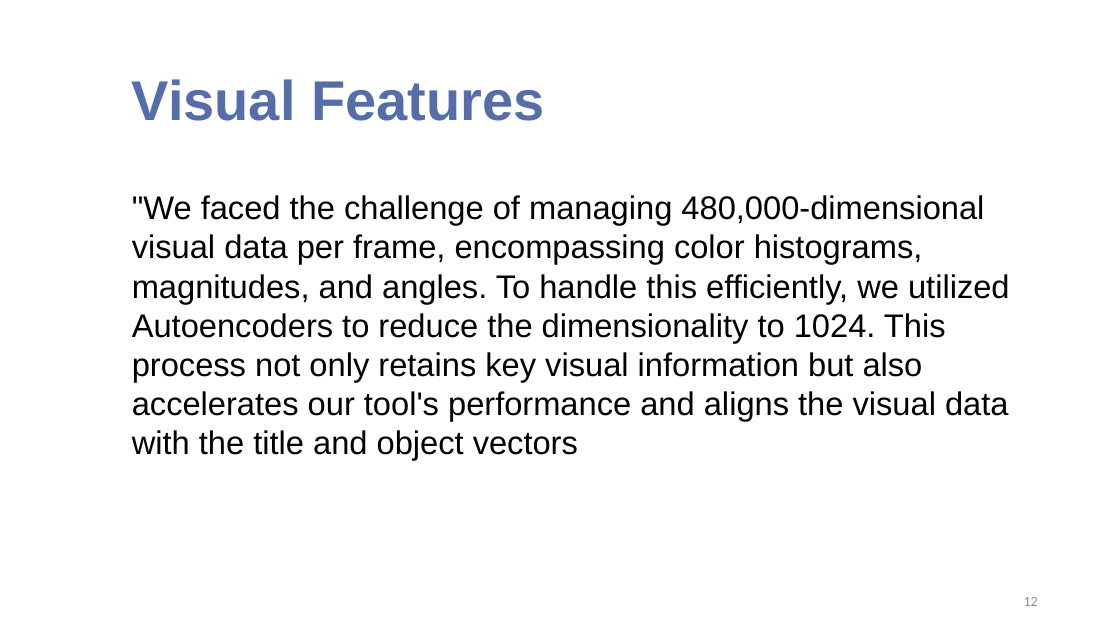
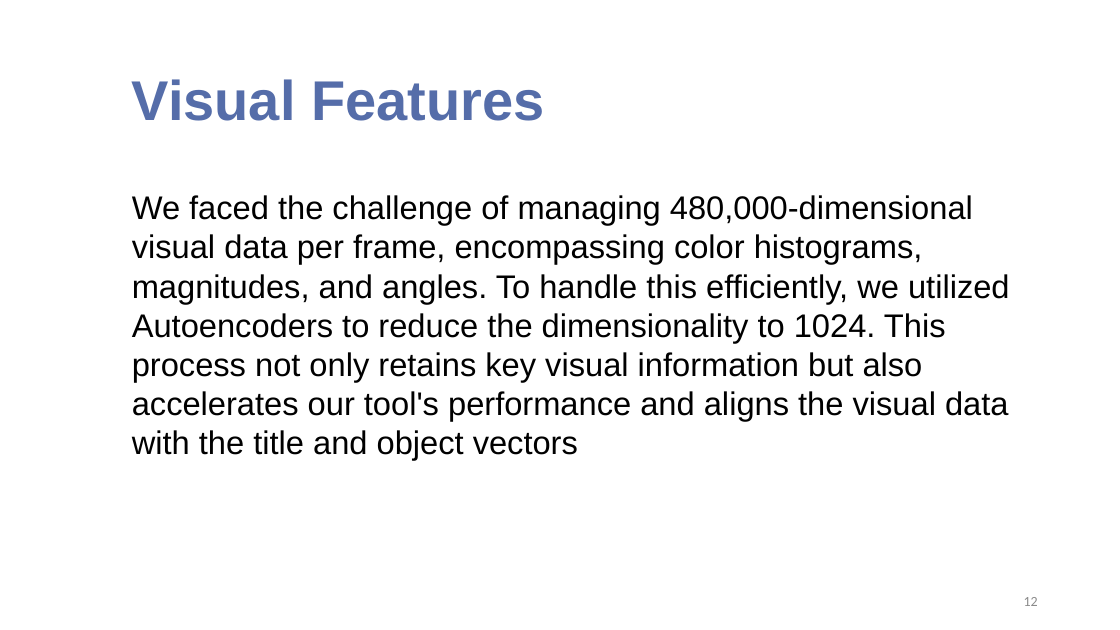
Before and after one commit to Vasilispapg/CVML-UMVS, a slide deck: slide 12 of Presentation.pptx. Drawn at 1120x630 pixels with LibreOffice and Linux fonts; fonts in the diff are those of the drawing; background and template pictures are left out. Boxes give left, top, right and bottom in pixels: in the first picture for what was removed or moved away, otherwise in the second. Text is boxed around its words. In the diff, an @@ line names an element or a change of style, - is before the commit and + after.

Commit message:
Presentation102

```diff
--- a/Presentation.pptx
+++ b/Presentation.pptx
@@ text at box(132, 195, 1010, 460): text changed @@
-"We faced the challenge of managing 480,000-dimensional visual data per frame, encompassing color histograms, magnitudes, and angles. To handle this efficiently, we utilized Autoencoders to reduce the dimensionality to 1024. This process not only retains key visual information but also accelerates our tool's performance and aligns the visual data with the title and object vectors
+We faced the challenge of managing 480,000-dimensional visual data per frame, encompassing color histograms, magnitudes, and angles. To handle this efficiently, we utilized Autoencoders to reduce the dimensionality to 1024. This process not only retains key visual information but also accelerates our tool's performance and aligns the visual data with the title and object vectors
```
Also in this commit, not shown: 2 other slides changed.
